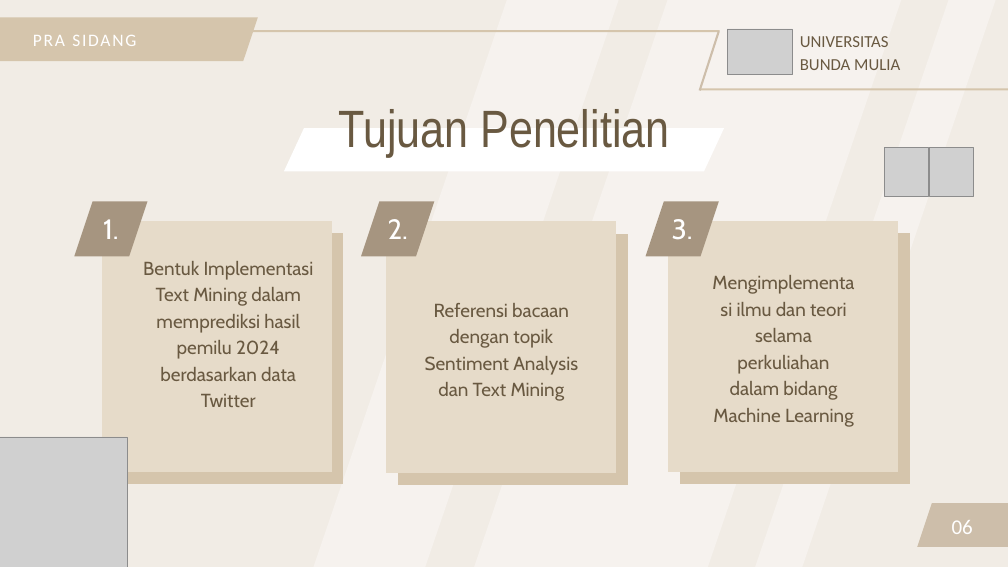
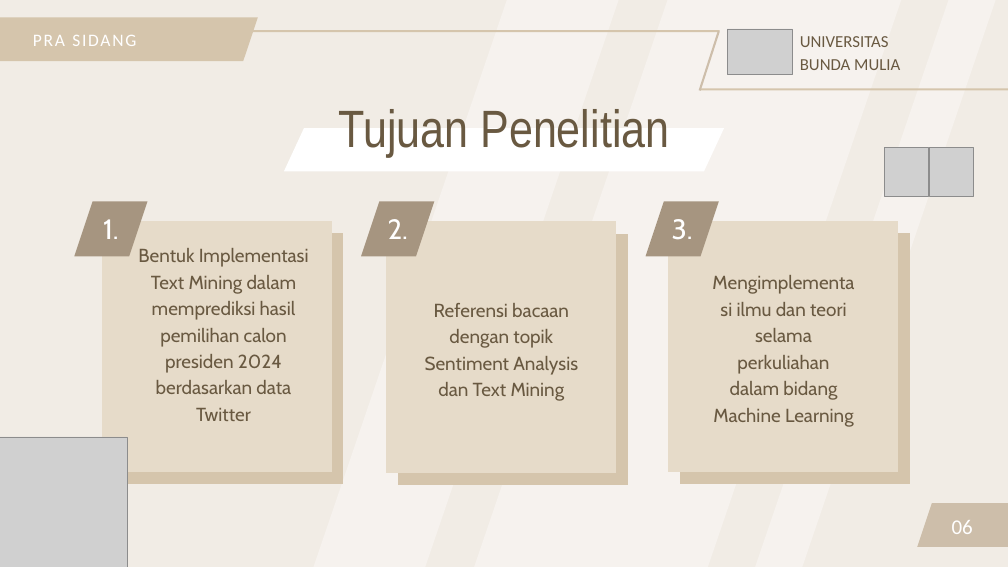
Before and after one commit to FnsAja/Skripsi, a slide deck: slide 6 of Prasidang Michael Alfonso V2.pptx. Drawn at 1008x567 pixels with LibreOffice and Linux fonts; fonts in the diff are those of the drawing; grey boxes stand for pictures. Boxes give left, top, right and bottom in pixels: in the first picture for what was removed or moved away, otherwise in the second. Text is boxed around its words. In the diff, an @@ line names an element or a change of style, - is before the commit and + after.

Commit message:
Update PPT

```diff
--- a/Prasidang Michael Alfonso V2.pptx
+++ b/Prasidang Michael Alfonso V2.pptx
@@ text at [138, 248, 309, 421]: text changed @@
-Bentuk Implementasi Text Mining dalam memprediksi hasil pemilu 2024 berdasarkan data Twitter
+Bentuk Implementasi Text Mining dalam memprediksi hasil pemilihan calon presiden 2024 berdasarkan data Twitter
```
Also in this commit, not shown: 1 other slide changed.
